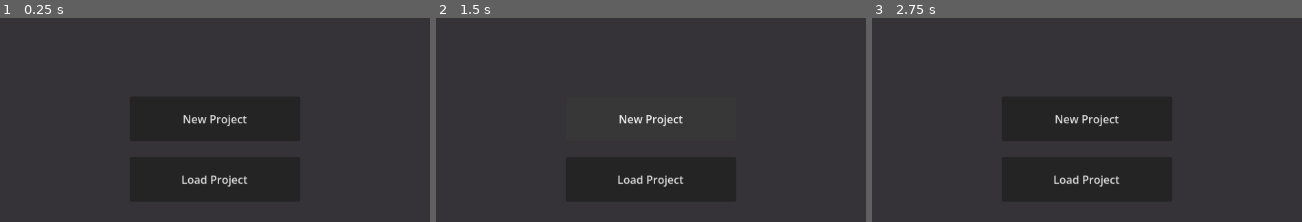
Above: before the commit, frames 1-3 (left to right).
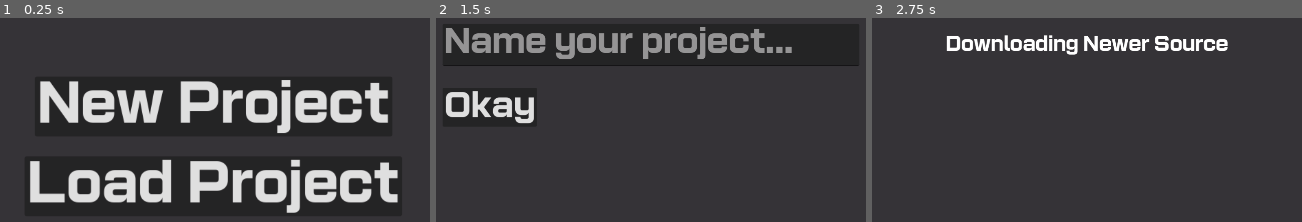
Above: after the commit, the same moments.

Repository: ToadSaidHi/Thwomp-Sprite-Editor
Game: Godot game, scene res://MainMenu.tscn
Same seed, same stepped clock (60 frames per second), same inputs: the game is played once before the commit and once after it. Before the commit the project has no main scene; this scene is started directly in both runs.
Inputs (mouse positions are in pixels of both pictures, inside the frame that each line leads up to):
- Up to frame 1 (0.25 s): no input
- Up to frame 2 (1.5 s): click "New Project" at 0.5 s; click (651, 117) at 1.25 s, where only the run before the commit has a clickable "New Project"
- Up to frame 3 (2.75 s): click (927, 107) at 2 s, where only the run after the commit has a clickable "Okay"

The runs differ from the first frame. In frame 1, 18% of the frame differs, in the area x 6-93%, y 30-96%; in frame 2, 7.4%; in frame 3, 3.4%.

Commit message:
Main Menu

Diff:
--- a/MainMenu.tscn
+++ b/MainMenu.tscn
@@ -1,20 +1,28 @@
 [gd_scene format=3 uid="uid://dpxtfxs7jfvre"]
 
+[ext_resource type="Script" uid="uid://b3ht7ixrd2m85" path="res://main_menu.gd" id="1_i26rj"]
+[ext_resource type="Theme" uid="uid://cplk57enbq5ui" path="res://Objects/Themes/MainTheme.tres" id="2_eiy7p"]
+
 [node name="MainMenu" type="Node2D" unique_id=708923123]
+script = ExtResource("1_i26rj")
 
 [node name="Camera2D" type="Camera2D" parent="." unique_id=1706227575]
 zoom = Vector2(1.65, 1.65)
 
 [node name="New Project" type="Button" parent="." unique_id=1411149363]
-offset_left = -124.0
-offset_top = 75.0
-offset_right = 124.0
-offset_bottom = 140.0
+offset_left = -262.0
+offset_top = 46.0
+offset_right = 258.0
+offset_bottom = 133.0
+theme = ExtResource("2_eiy7p")
 text = "New Project"
 
 [node name="Load Project" type="Button" parent="." unique_id=901689145]
-offset_left = -124.0
-offset_top = 163.0
-offset_right = 124.0
-offset_bottom = 228.0
+offset_left = -277.0
+offset_top = 162.0
+offset_right = 272.0
+offset_bottom = 249.0
+theme = ExtResource("2_eiy7p")
 text = "Load Project"
+
+[connection signal="button_up" from="New Project" to="." method="_on_new_project_button_up"]
--- /dev/null
+++ b/main_menu.gd
@@ -0,0 +1,5 @@
+extends Node2D
+
+
+func _on_new_project_button_up() -> void:
+	get_tree().change_scene_to_file("res://Project Manipulation/newProject.tscn")
--- a/project.godot
+++ b/project.godot
@@ -11,6 +11,7 @@
 [application]
 
 config/name="Thwomp Editor"
+run/main_scene="uid://dpxtfxs7jfvre"
 config/features=PackedStringArray("4.7", "Forward Plus")
 config/icon="uid://d3neusfa88ham"
 
Not shown, changed: export_presets.cfg
Not shown, added: main_menu.gd.uid
